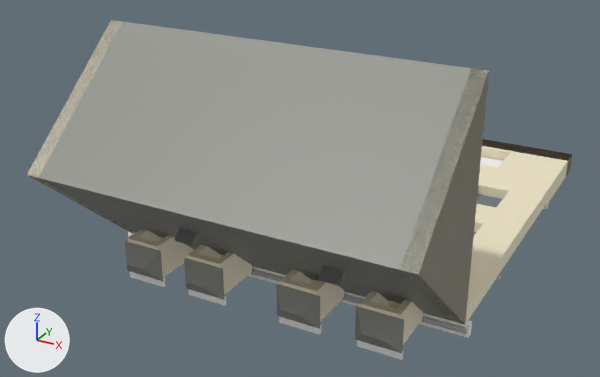
What one commit did to the glTF model modelle/hotel_oberkirch/oberkirch_measured.glb.
Before and after are seen from a camera (50 mm lens) standing at (15.49, -29.28, 11.43) and looking at (4.29, -8.9, 1.24). Arrows for +X, +Y and +Z are at lower left; the lights stay in place. The first picture is the older version.

The scene before the commit, as lines of its bpy script (objects in view):
```python
me_fassade = bpy.data.meshes.new('fassade')
me_fassade.from_pydata(...)  # 104 vertices, 216 faces; spans x 0.0..10.6, y -11.84..-3.55, z 0.0..0.5
me_fassade.materials.append(mat_defaultmaterial)
me_fenster = bpy.data.meshes.new('fenster')
me_fenster.from_pydata(...)  # 128 vertices, 192 faces; spans x 1.39..9.5, y -13.34..-4.35, z -0.08..0.19
me_fenster.materials.append(mat_defaultmaterial_003)
me_gaube_dach = bpy.data.meshes.new('gaube_dach')
me_gaube_dach.from_pydata(...)  # 24 vertices, 24 faces; spans x 1.27..9.62, y -13.94..-13.54, z -0.15..0.8
me_gaube_dach.materials.append(mat_defaultmaterial_020)
me_sockel_holz = bpy.data.meshes.new('sockel_holz')
me_sockel_holz.from_pydata(...)  # a box spanning x 3.14..10.6, y -0.72..0.0, z -0.16..0.5; a box spanning x 0.0..1.94, y -0.72..0.0, z -0.16..0.5
me_sockel_holz.materials.append(mat_defaultmaterial_009)
ob_fassade = bpy.data.objects.new('fassade', me_fassade)
ob_fassade.location = (0.0, 0.0, 0.0)
ob_fenster = bpy.data.objects.new('fenster', me_fenster)
ob_fenster.location = (0.0, 0.0, 0.0)
ob_gaube_dach = bpy.data.objects.new('gaube_dach', me_gaube_dach)
ob_gaube_dach.location = (0.0, 0.0, 0.0)
ob_sockel_holz = bpy.data.objects.new('sockel_holz', me_sockel_holz)
ob_sockel_holz.location = (0.0, 0.0, 0.0)
# also in view: 'gesims' at (5.3, -7.65, -0.18); 'luke' at (6.02, -14.17, 1.97); 'gaube' at (5.45, -12.76, 0.4); 'giebel' at (5.3, -13.68, 3.25); 'eg_sockel' at (5.3, -1.77, 0.19)
```
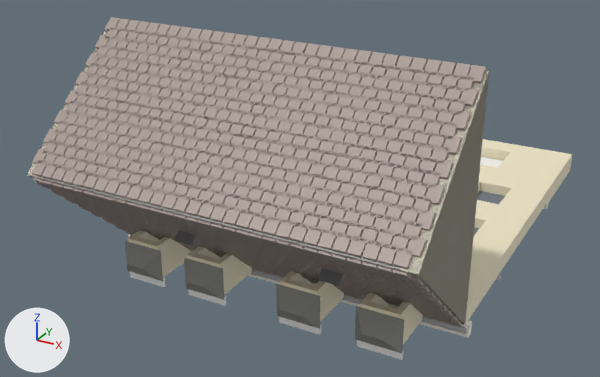
What changed in the scene script:
```text
Change me_fassade:
    where me_fassade.from_pydata(...)  # 104 vertices, 216 faces; spans x 0.0..10.6, y -11.84..-3.55, z 0.0..0.5
    used by ob_fassade; location = (0.0, 0.0, 0.0)
    me_fassade part 1: all 96 vertices in x 1.37..9.52, y -11.31..-4.33, z 0.0..0.5 are moved by (0.0, 0.28, 0.0)
Change me_fenster:
    used by ob_fenster; location = (0.0, 0.0, 0.0)
    remove me_fenster.from_pydata(...)  # 128 vertices, 192 faces; spans x 1.39..9.5, y -13.34..-4.35, z -0.08..0.19
    add me_fenster.from_pydata(...)  # 128 vertices, 192 faces; spans x 1.39..9.5, y -13.34..-4.07, z -0.08..0.19
    me_fenster part 2: the loose piece of 8 vertices spanning x 8.49..9.5, y -5.76..-4.35, z 0.13..0.19 is moved by (0.0, 0.28, 0.0)
    other edits to the shape of me_fenster do not show in these pictures
Add me_dachziegel:
    me_dachziegel.from_pydata(...)  # 7808 vertices, 11712 faces; spans x 0.02..10.52, y -15.51..-11.81, z -0.08..6.58
    me_dachziegel.materials.append(mat_defaultmaterial_017)
Remove ob_sockel_holz:
    ob_sockel_holz = bpy.data.objects.new('sockel_holz', me_sockel_holz)
    ob_sockel_holz.location = (0.0, 0.0, 0.0)
Add ob_dachziegel:
    ob_dachziegel = bpy.data.objects.new('dachziegel', me_dachziegel)
    ob_dachziegel.location = (0.0, 0.0, 0.0)
```

Boxes [x1, y1, x2, y2] around the edits, measured in the pictures (600 x 377 px; the box of a moved part takes in the faces that stretch with it):
'dachziegel', added: after [32, 17, 486, 327]
'sockel_holz', deleted (mostly hidden): before [482, 139, 572, 178]
part 1 of me_fassade, moved or reshaped: [474, 179, 514, 235] in both
part 2 of me_fenster, moved or reshaped (mostly hidden): before [477, 194, 503, 207]; after [477, 191, 505, 204]
'dach', unchanged, covered by the edit: before [27, 20, 489, 324]; after [27, 30, 488, 322]
